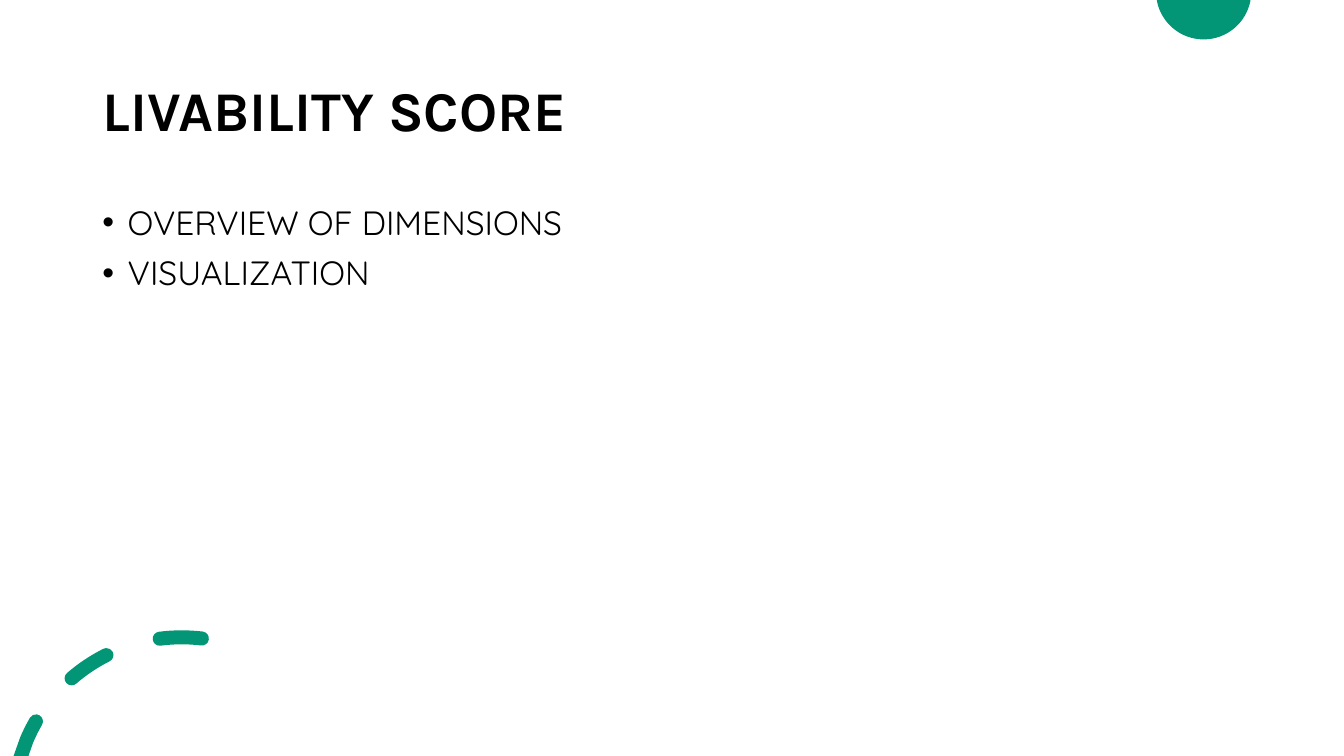
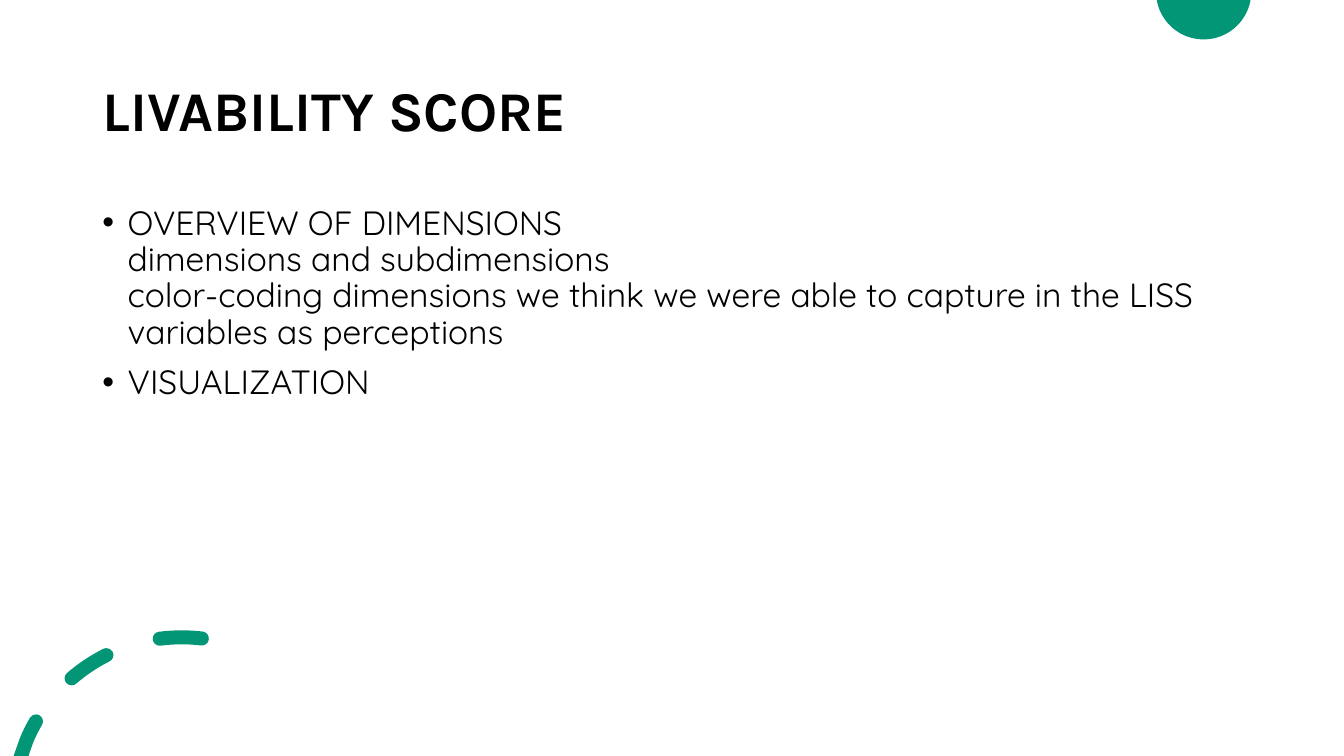
Before and after one commit to ilaluna/LIVING-SICSS, a slide deck: slide 5 of LIVING-SICCS.pptx (slide 4 before the commit). Drawn at 1344x756 pixels with LibreOffice and Linux fonts; fonts in the diff are those of the drawing. Boxes give left, top, right and bottom in pixels: in the first picture for what was removed or moved away, otherwise in the second. Text is boxed around its words. In the diff, an @@ line names an element or a change of style, - is before the commit and + after.

```diff
--- a/LIVING-SICCS.pptx
+++ b/LIVING-SICCS.pptx
@@ text at bbox=[128, 211, 1193, 351]: text changed @@
-• OVERVIEW OF DIMENSIONS
+• OVERVIEW OF DIMENSIONS
+  dimensions and subdimensions
+  color-coding dimensions we think we were able to capture in the LISS variables as perceptions
```
Also in this commit, not shown: 4 other slides changed.
